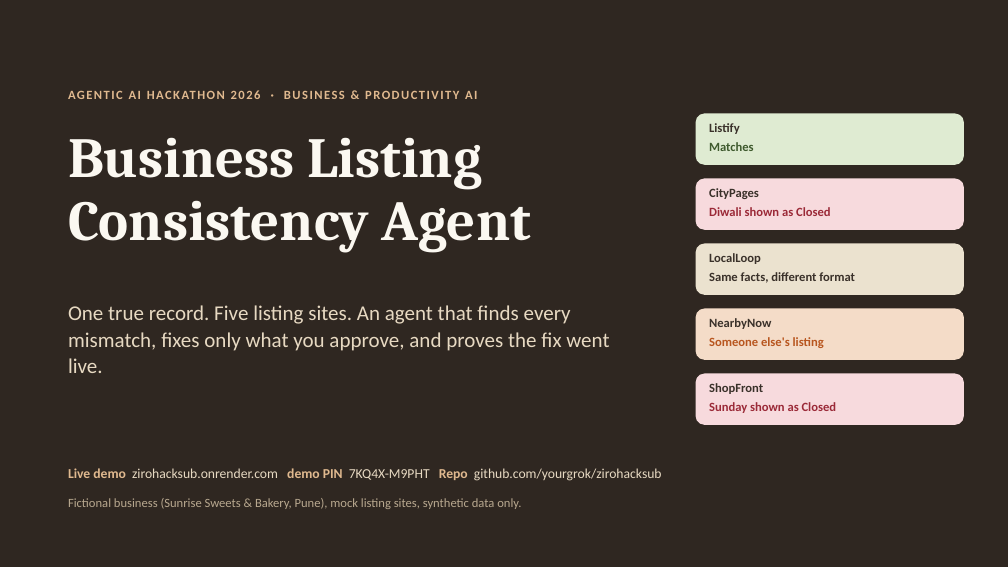
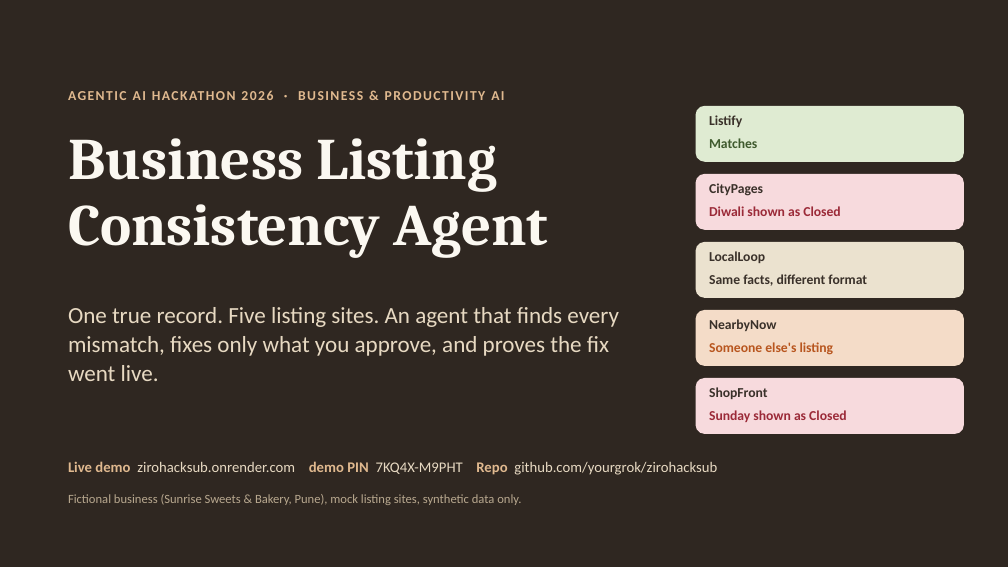
Before and after one commit to yourgrok/zirohacksub, a slide deck: slide 1 of docs/Business-Listing-Consistency-Agent-Jury-Deck.pptx. Drawn at 1008x567 pixels with LibreOffice and Linux fonts; fonts in the diff are those of the drawing. Boxes give left, top, right and bottom in pixels: in the first picture for what was removed or moved away, otherwise in the second. Text is boxed around its words. In the diff, an @@ line names an element or a change of style, - is before the commit and + after.

```diff
--- a/docs/Business-Listing-Consistency-Agent-Jury-Deck.pptx
+++ b/docs/Business-Listing-Consistency-Agent-Jury-Deck.pptx
@@ rounded rectangle: place and size @@
-rounded rectangle at (696,113,964,165)
+rounded rectangle at (696,106,964,162)
@@ text "Listify": place and size @@
-text "Listify" at (709,123,740,134)
+text "Listify" at (709,115,742,127)
@@ text "Business Listing Consistency Agent" at (68,138,548,257): size 54 to 56 pt @@
@@ rounded rectangle: place and size @@
-rounded rectangle at (696,178,964,230)
+rounded rectangle at (696,174,964,230)
@@ text "One true record. Five listing ..." at (68,307,619,381): size 20 to 22 pt @@
@@ rounded rectangle: place and size @@
-rounded rectangle at (696,309,964,360)
+rounded rectangle at (696,310,964,366)
@@ proportions changed in 5 elements at (696,242,964,298), (696,174,964,230), (696,310,964,366), (696,106,964,162), (696,378,964,434) @@
@@ rounded rectangle: place and size @@
-rounded rectangle at (696,374,964,425)
+rounded rectangle at (696,378,964,434)
@@ size 12 to 13 pt in 11 elements at (68,87,673,110), (709,206,840,216), (709,251,765,263), (709,274,867,286), (709,319,777,331), (709,138,757,148), (709,183,763,196), (709,342,834,355), (709,387,767,399), (709,115,742,127), (709,410,846,422) @@
@@ text "Sunday shown as Closed": place and size @@
-text "Sunday shown as Closed" at (709,402,837,413)
+text "Sunday shown as Closed" at (709,410,846,422)
@@ text "Live demo zirohacksub.onrender.com demo PIN ...": place and size @@
-text "Live demo zirohacksub.onrender.com demo PIN ..." at (68,468,662,481)
+text "Live demo zirohacksub.onrender.com demo PIN ..." at (68,461,717,475)
@@ text "Live demo zirohacksub.onrender.com demo PIN ..." at (68,461,717,475): size 13 to 14 pt @@
@@ text "Fictional business (Sunrise Sweets & ...": place and size @@
-text "Fictional business (Sunrise Sweets & ..." at (68,498,521,509)
+text "Fictional business (Sunrise Sweets & ..." at (68,494,521,505)
```
Also in this commit, not shown: 8 other slides changed, 1 slide added, 9 slides removed, 7 other files.
